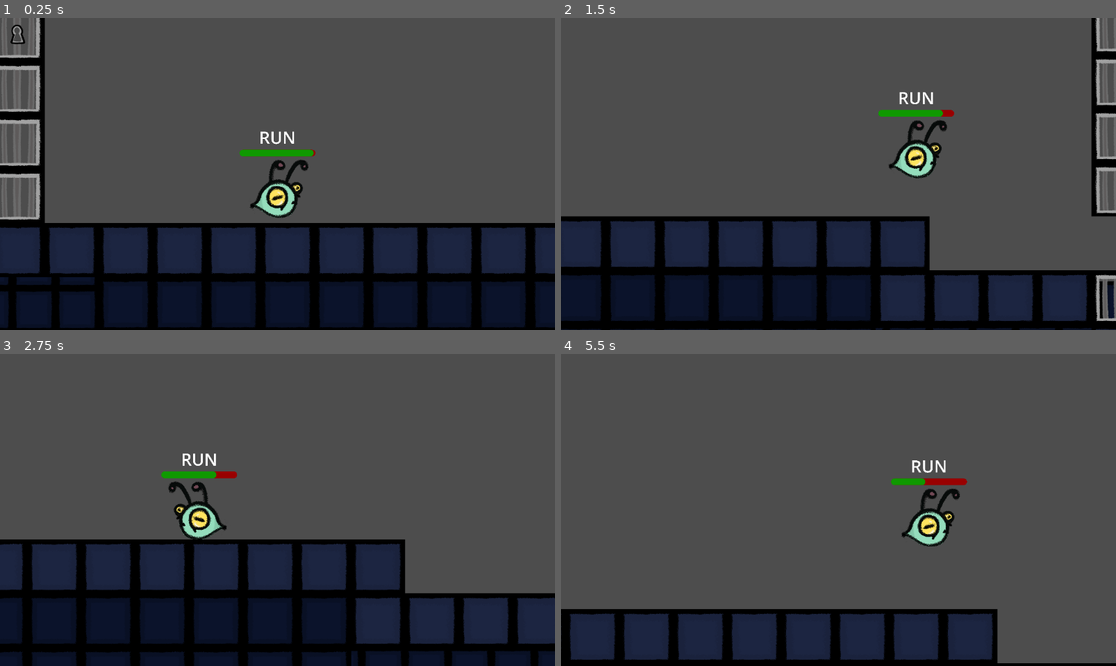
Above: before the commit, frames 1-4 (two rows, left to right).
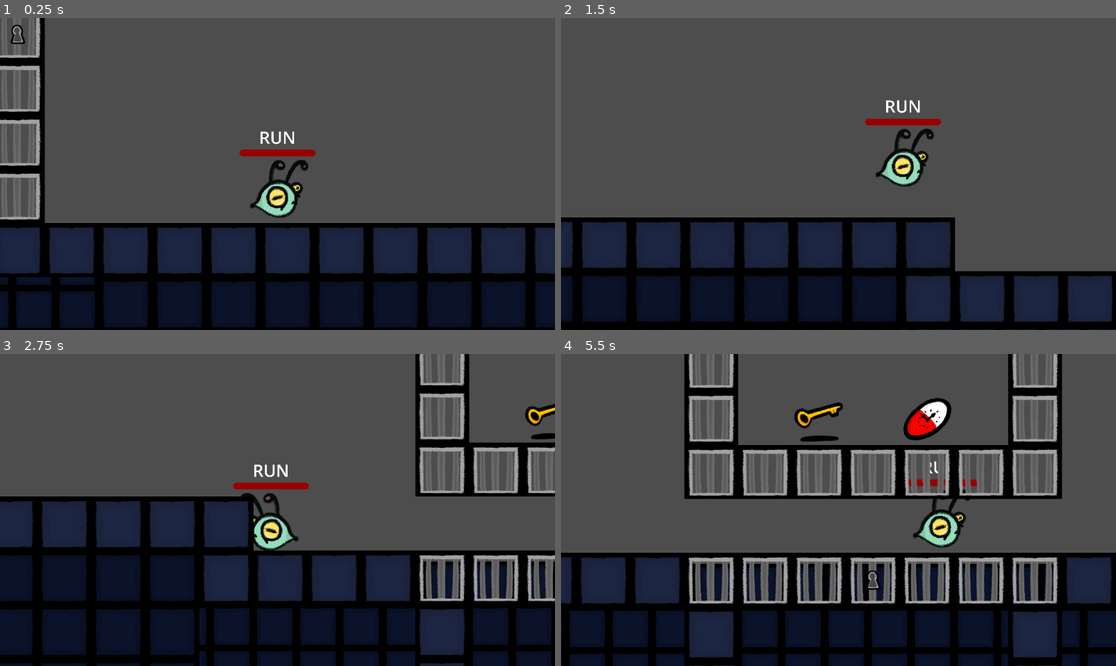
Above: after the commit, the same moments.

Repository: alexeiMikhail/evo
Game: Godot game, scene res://level_1.tscn
Two runs of this game, one before a commit and one after it. Both use one fixed random seed, a clock stepped at 60 frames per second and the inputs below. This scene is started directly instead of the project's main scene.
Inputs:
- Up to frame 1 (0.25 s): no input
- Up to frame 2 (1.5 s): tap W at 0.5, 1.25 s; hold Up (jump) 0.53-1.28 s; hold Right (move_right) from 0.53 s (still down); tap Shift (dash) at 0.6 s; tap Up (jump) at 1.35 s
- Up to frame 3 (2.75 s): tap Up (jump) at 1.52, 1.82 s; tap Shift (dash) at 1.55, 2.1 s; tap W at 2 s; release Right (move_right) at 2.03 s; hold Left (move_left) from 2.03 s (still down); hold Up (jump) from 2.03 s (still down)
- Up to frame 4 (5.5 s): tap W at 2.75, 3.5, 4.25 s; release Up (jump) at 2.78 s; tap Shift (dash) at 2.85, 4.35, 5.1 s; tap Up (jump) at 3.02, 3.32, 4.52, 4.82 s; hold Up (jump) 3.53-4.28 s; release Left (move_left) at 4.28 s; hold Right (move_right) from 4.28 s (still down); hold Up (jump) from 5.03 s (still down)

The runs differ from the first frame. In frame 1, 0.3% of the frame differs, in the area x 43-57%, y 42-45%; in frame 2, 15%; in frame 3, 33%; in frame 4, 40%, in the area x 0-100%, y 0-100%.

Commit message:
Add swim functionality to run state

Diff:
--- a/alien.gd
+++ b/alien.gd
@@ -6,6 +6,7 @@
 @onready var sprite_2d: Sprite2D = %Sprite2D
 @onready var label: Label = %Label
 @onready var dash_timer: Timer = %DashTimer
+@onready var coyote_timer: Timer = %CoyoteTimer
 
 enum States {RUN, FLY, SWIM, COUNT}
 @export var state: States
@@ -13,11 +14,16 @@
 var in_water: bool = false
 var is_dashing: bool = false
 var dash_direction: int = 1
+var holding_jump: bool = false
+var current_dashes: int = 0
+var was_in_water: bool = false
+var mario_swim_speed_modifier: float = 0.3
 
-
+const DASH_COUNT_ALLOWED: int = 1
 const DASH_SPEED = 800.0
-const SPEED = 500.0
-const JUMP_VELOCITY = -400.0
+const SPEED = 400.0
+const JUMP_VELOCITY = -500.0
+const X_ACCELERATION = 25
 
 func _ready() -> void:
 	progress_bar.max_value = change_timer.wait_time
@@ -27,10 +33,8 @@
 func _process(_delta: float) -> void:
 	progress_bar.value = change_timer.time_left
 
-
 func _physics_process(delta: float) -> void:
-	if Input.is_action_just_pressed("dash") and not is_dashing:
-		initiate_dash()
+	handle_dash_input()
 	if state == States.SWIM:
 		swim(delta)
 	if state == States.FLY:
@@ -39,59 +43,65 @@
 		run(delta)
 	if is_dashing:
 		velocity.x = DASH_SPEED * dash_direction
-	move_and_slide()
+
+	var was_on_floor: bool = is_on_floor()
+
+	# Reset dash counter after a collision
+	if move_and_slide():
+		current_dashes = 0
+		was_in_water = false
+
+	if was_on_floor and not is_on_floor():
+		coyote_timer.start()
 
 
 func change_state():
+	@warning_ignore("int_as_enum_without_cast")
 	state = (state + 1) % States.COUNT
 	label.text = States.keys()[state]
 
 func run(delta):
-	# Add the gravity.
-	if not is_on_floor() and not is_dashing:
-		velocity += get_gravity() * delta
-
-	# Handle jump.
-	if Input.is_action_just_pressed("jump") and is_on_floor():
-		velocity.y = JUMP_VELOCITY
-
-	# Early return so as not to change direction during a dash
+	# Dashing takes precedence over run script
 	if is_dashing:
 		return
 
-	# Get the input direction and handle the movement/deceleration.
-	# As good practice, you should replace UI actions with custom gameplay actions.
-	var direction := Input.get_axis("move_left", "move_right")
-	if direction:
-		velocity.x = direction * SPEED
-		sprite_2d.flip_h = direction < 0
-	else:
-		velocity.x = move_toward(velocity.x, 0, SPEED)
+	if in_water:
+		mario_swim(delta)
+		return
 
+	# Add the gravity.
+	if not is_on_floor():
+		velocity += get_gravity() * delta
+
+	# Maintain x momentum when jumping from water
+	if was_in_water:
+		handle_directional_input(mario_swim_speed_modifier)
+		return
+
+	handle_jump_input()
+	handle_directional_input()
 
 
 func swim(delta):
+	pass
+
+
+func mario_swim(delta):
+	var modifier: float = mario_swim_speed_modifier
+
+	# Don't swim while dashing, let the dash take precedence
+	if is_dashing:
+		return
+
 	# Add the gravity.
-	if not is_on_floor() and not is_dashing:
-		velocity += get_gravity() * delta
+	if not is_on_ceiling():
+		velocity -= get_gravity() * modifier * delta
 
 	# Handle jump.
 	if Input.is_action_just_pressed("jump") and in_water:
-		velocity.y = JUMP_VELOCITY
+		jump(-modifier)
 
-	# Early return so as not to change direction during a dash
-	if is_dashing:
-		return
-
-	# Get the input direction and handle the movement/deceleration.
-	# As good practice, you should replace UI actions with custom gameplay actions.
-	var direction := Input.get_axis("move_left", "move_right")
-	if direction:
-		velocity.x = direction * SPEED
-		sprite_2d.flip_h = direction < 0
-	else:
-		velocity.x = move_toward(velocity.x, 0, SPEED)
-
+	handle_directional_input(modifier)
 
 
 func fly(delta):
@@ -101,23 +111,15 @@
 
 	# Handle jump.
 	if Input.is_action_just_pressed("jump") and not in_water:
-		velocity.y = JUMP_VELOCITY
+		jump()
 
-	# Early return so as not to change direction during a dash
-	if is_dashing:
-		return
-
-	# Get the input direction and handle the movement/deceleration.
-	# As good practice, you should replace UI actions with custom gameplay actions.
-	var direction := Input.get_axis("move_left", "move_right")
-	if direction and not is_dashing:
-		velocity.x = direction * SPEED
-		sprite_2d.flip_h = direction < 0
-	else:
-		velocity.x = move_toward(velocity.x, 0, SPEED)
+	# Do not change direction during a dash
+	if not is_dashing:
+		handle_directional_input()
 
 
 func initiate_dash():
+	current_dashes += 1
 	velocity.y = 0
 	is_dashing = true
 	dash_timer.start()
@@ -129,3 +131,38 @@
 
 func _on_dash_timer_timeout() -> void:
 	is_dashing = false
+	if Input.is_action_pressed("jump") and is_on_floor():
+		jump()
+
+func jump(modifier: float = 1.0):
+	velocity.y += JUMP_VELOCITY * modifier
+
+func jump_cut():
+	if velocity.y < -100:
+		velocity.y = -100
+
+func handle_jump_input():
+	var floored: bool = is_on_floor() or not coyote_timer.is_stopped()
+	if Input.is_action_just_pressed("jump") and floored and not is_dashing:
+		jump()
+
+	if Input.is_action_just_released("jump"):
+		jump_cut()
+
+func handle_directional_input(modifier: float = 1.0):
+	var direction := Input.get_axis("move_left", "move_right")
+	if direction:
+		velocity.x = move_toward(velocity.x, direction * SPEED * modifier, X_ACCELERATION)
+		sprite_2d.flip_h = direction < 0
+	else:
+		velocity.x = move_toward(velocity.x, 0, X_ACCELERATION)
+
+
+func handle_dash_input():
+	if Input.is_action_just_pressed("dash") and not is_dashing and current_dashes < DASH_COUNT_ALLOWED:
+		initiate_dash()
+
+
+func slow_on_water_entry():
+	if velocity.y > 200:
+		velocity.y = 200
--- a/alien.tscn
+++ b/alien.tscn
@@ -64,12 +64,16 @@
 [node name="ChangeTimer" type="Timer" parent="."]
 unique_name_in_owner = true
 wait_time = 10.0
-autostart = true
 
 [node name="DashTimer" type="Timer" parent="."]
 unique_name_in_owner = true
 wait_time = 0.2
 one_shot = true
 
+[node name="CoyoteTimer" type="Timer" parent="."]
+unique_name_in_owner = true
+wait_time = 0.15
+one_shot = true
+
 [connection signal="timeout" from="ChangeTimer" to="." method="change_state"]
 [connection signal="timeout" from="DashTimer" to="." method="_on_dash_timer_timeout"]
--- a/project.godot
+++ b/project.godot
@@ -13,12 +13,6 @@
 config/name="Evo"
 run/main_scene="res://water_and_air_level.tscn"
 config/features=PackedStringArray("4.3", "GL Compatibility")
-config/icon="res://assets/icon.svg"
-
-[editor]
-
-version_control/plugin_name="GitPlugin"
-version_control/autoload_on_startup=true
 
 [input]
 
--- a/water.gd
+++ b/water.gd
@@ -6,9 +6,12 @@
 	if body is Alien:
 		var alien: Alien = body
 		alien.in_water = true
+		alien.was_in_water = false
+		alien.slow_on_water_entry()
 
 
 func _on_body_exited(body: Node2D) -> void:
 	if body is Alien:
 		var alien: Alien = body
 		alien.in_water = false
+		alien.was_in_water = true
--- a/water_and_air_level.tscn
+++ b/water_and_air_level.tscn
@@ -21,6 +21,7 @@
 
 [node name="Alien" parent="." instance=ExtResource("2_ejw02")]
 position = Vector2(200, 72)
+scale = Vector2(0.05, 0.05)
 
 [node name="StaticBody2D" type="StaticBody2D" parent="."]
 position = Vector2(0, 648)
@@ -46,6 +47,6 @@
 [node name="StaticBody2D4" type="StaticBody2D" parent="."]
 
 [node name="CollisionShape2D" type="CollisionShape2D" parent="StaticBody2D4"]
-position = Vector2(312, 224)
+position = Vector2(288, -72)
 shape = SubResource("RectangleShape2D_pa7c3")
 debug_color = Color(0, 0.65112, 0.0330768, 0.42)
